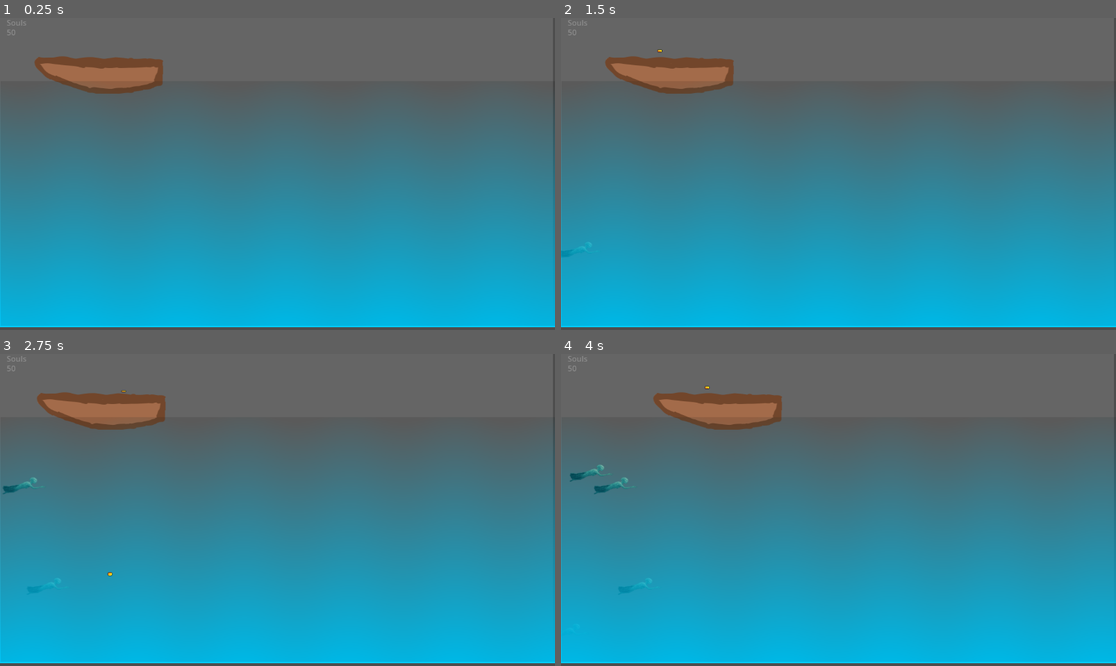
Above: before the commit, frames 1-4 (two rows, left to right).
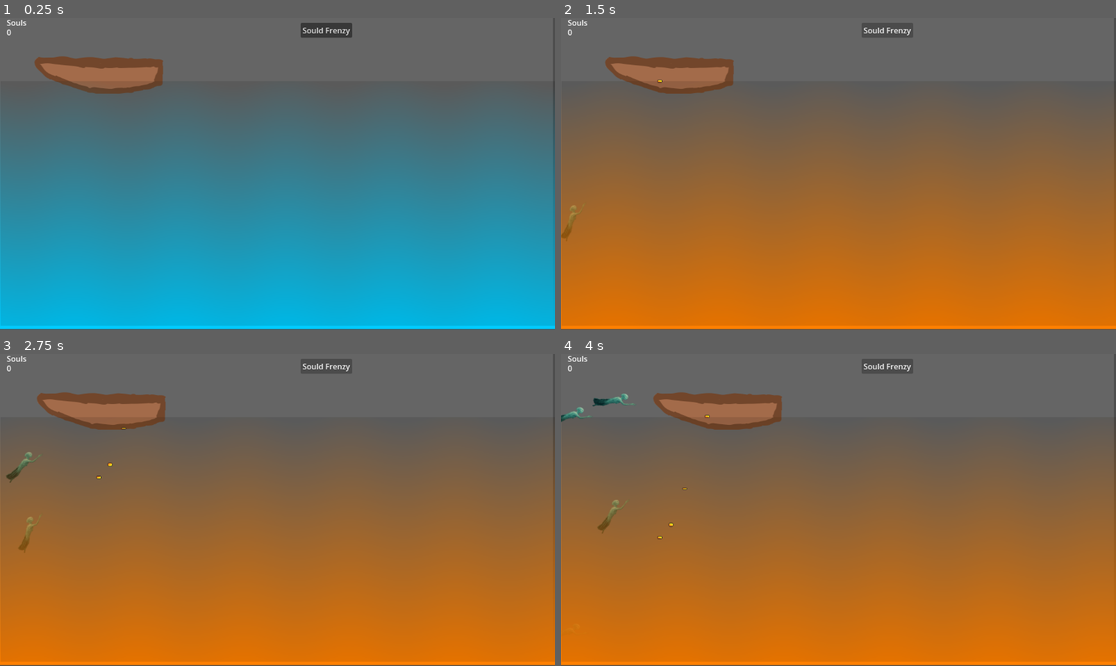
Above: after the commit, the same moments.

Repository: Latamata/PixelJam2025
Game: Godot game, scene res://scenes/game_scene.tscn
Two runs of this game, one before a commit and one after it. Both use one fixed random seed, a clock stepped at 60 frames per second and the inputs below.
Inputs (mouse positions are in pixels of both pictures, inside the frame that each line leads up to):
- Up to frame 1 (0.25 s): no input
- Up to frame 2 (1.5 s): click (888, 30) at 0.5 s, where only the run after the commit has a clickable "Sould Frenzy"; tap Enter (ui_accept) at 1.25 s; hold Right (ui_right) from 1.28 s (still down)
- Up to frame 3 (2.75 s): tap Enter (ui_accept) at 1.52, 2.27 s; release Right (ui_right) at 2.03 s; hold Left (ui_left) from 2.03 s (still down)
- Up to frame 4 (4 s): release Left (ui_left) at 2.78 s; hold Right (ui_right) from 2.78 s (still down); tap Enter (ui_accept) at 3.77 s

The runs differ from the first frame. In frame 1, 1.1% of the frame differs, in the area x 0-100%, y 0-100%; in frame 2, 71%; in frame 3, 71%; in frame 4, 72%.

Commit message:
Minor changes
added soul frenzy mode and few other changes

Diff:
--- a/scenes/Player.tscn
+++ b/scenes/Player.tscn
@@ -13,5 +13,6 @@
 texture = ExtResource("2_kpjcp")
 
 [node name="CollisionShape2D" type="CollisionShape2D" parent="."]
-position = Vector2(-1, 12.5)
+position = Vector2(-1, 12)
 shape = SubResource("RectangleShape2D_kpjcp")
+disabled = true
--- a/scenes/coin.tscn
+++ b/scenes/coin.tscn
@@ -1,6 +1,7 @@
-[gd_scene load_steps=16 format=3 uid="uid://dx801tavxy08n"]
+[gd_scene load_steps=17 format=3 uid="uid://dx801tavxy08n"]
 
 [ext_resource type="Texture2D" uid="uid://n54c6i6senkm" path="res://assets/coin.png" id="1_d5gmh"]
+[ext_resource type="Script" uid="uid://b3jd8y10vfiyl" path="res://scripts/coin.gd" id="1_i64fm"]
 
 [sub_resource type="AtlasTexture" id="AtlasTexture_0t63x"]
 atlas = ExtResource("1_d5gmh")
@@ -97,10 +98,10 @@
 [sub_resource type="CircleShape2D" id="CircleShape2D_d5gmh"]
 radius = 6.0
 
-[node name="coin" type="RigidBody2D"]
+[node name="coin" type="Area2D"]
 collision_layer = 2
 collision_mask = 2
-linear_velocity = Vector2(0, -300)
+script = ExtResource("1_i64fm")
 
 [node name="AnimatedSprite2D" type="AnimatedSprite2D" parent="."]
 rotation = 1.5708
@@ -110,3 +111,5 @@
 
 [node name="CollisionShape2D" type="CollisionShape2D" parent="."]
 shape = SubResource("CircleShape2D_d5gmh")
+
+[connection signal="body_entered" from="." to="." method="_on_body_entered"]
--- a/scenes/game_scene.tscn
+++ b/scenes/game_scene.tscn
@@ -7,6 +7,7 @@
 
 [sub_resource type="ShaderMaterial" id="ShaderMaterial_mixcd"]
 shader = ExtResource("3_y3j0m")
+shader_parameter/wave_color = Vector3(0, 0.8, 1)
 shader_parameter/wave_speed = 1.0
 shader_parameter/wave_amplitude = 2.0
 shader_parameter/wave_frequency = 33.0
@@ -14,24 +15,21 @@
 [node name="game_scene" type="Node2D"]
 script = ExtResource("1_ycayy")
 
-[node name="user_interface" parent="." instance=ExtResource("2_y3j0m")]
-
 [node name="background" type="ColorRect" parent="."]
 offset_right = 1150.0
-offset_bottom = 640.0
+offset_bottom = 646.0
 color = Color(0.423529, 0.423529, 0.423529, 0.784314)
 
 [node name="Player" parent="." instance=ExtResource("2_bw6k5")]
 position = Vector2(207, 110)
 
-[node name="sould_group_node" type="Node2D" parent="."]
+[node name="soul_group_node" type="Node2D" parent="."]
 
-[node name="ColorRect" type="ColorRect" parent="."]
+[node name="water" type="ColorRect" parent="."]
 material = SubResource("ShaderMaterial_mixcd")
 offset_top = 133.0
 offset_right = 1155.0
-offset_bottom = 644.0
-color = Color(0.520592, 0.633438, 0.994363, 0.917647)
+offset_bottom = 648.0
 
 [node name="Camera2D" type="Camera2D" parent="."]
 position = Vector2(578, 326)
@@ -39,11 +37,14 @@
 [node name="Timer" type="Timer" parent="."]
 autostart = true
 
-[node name="ColorRect2" type="ColorRect" parent="."]
+[node name="water_ovelay" type="ColorRect" parent="."]
 offset_left = 3.0
 offset_top = 133.0
 offset_right = 1155.0
 offset_bottom = 641.0
 color = Color(0, 0, 0, 0.105882)
 
+[node name="user_interface" parent="." instance=ExtResource("2_y3j0m")]
+
 [connection signal="timeout" from="Timer" to="." method="_on_timer_timeout"]
+[connection signal="change_color_water" from="user_interface" to="." method="_on_user_interface_change_color_water"]
--- a/scenes/soul.tscn
+++ b/scenes/soul.tscn
@@ -163,7 +163,7 @@
 &"rise_up": SubResource("Animation_nq8dp")
 }
 
-[node name="soul" type="Area2D"]
+[node name="soul" type="CharacterBody2D"]
 collision_layer = 2
 collision_mask = 2
 script = ExtResource("1_7iwn2")
@@ -188,5 +188,4 @@
 energy = 0.0
 texture = ExtResource("2_nq8dp")
 
-[connection signal="body_entered" from="." to="." method="_on_body_entered"]
 [connection signal="animation_finished" from="AnimationPlayer" to="." method="_on_animation_player_animation_finished"]
--- a/scenes/user_interface.tscn
+++ b/scenes/user_interface.tscn
@@ -4,15 +4,24 @@
 
 [node name="user_interface" type="Control"]
 layout_mode = 3
-anchors_preset = 15
-anchor_right = 1.0
-anchor_bottom = 1.0
-grow_horizontal = 2
-grow_vertical = 2
+anchors_preset = 0
 script = ExtResource("1_syvep")
 
+[node name="helpers" type="Control" parent="."]
+anchors_preset = 0
+offset_left = 626.0
+offset_top = 12.0
+offset_right = 726.0
+offset_bottom = 52.0
+
+[node name="Button" type="Button" parent="helpers"]
+layout_mode = 0
+offset_right = 19.0
+offset_bottom = 9.0
+focus_mode = 0
+text = "Sould Frenzy"
+
 [node name="Control" type="Control" parent="."]
-layout_direction = 2
 anchors_preset = 0
 offset_right = 89.0
 offset_bottom = 65.0
@@ -41,5 +50,6 @@
 offset_bottom = 13.0
 grow_horizontal = 2
 grow_vertical = 2
-text = "50
-"
+text = "0"
+
+[connection signal="button_down" from="helpers/Button" to="." method="_on_button_button_down"]
--- a/scripts/Globals.gd
+++ b/scripts/Globals.gd
@@ -5,6 +5,5 @@
 var soul_count = 0
 
 func add_souls(soul_amount):
-	print(soul_count)
 	soul_count += soul_amount
 	emit_signal('UI_signal')
--- a/scripts/coin.gd
+++ b/scripts/coin.gd
@@ -1 +1,8 @@
-extends RigidBody2D
+extends Area2D
+
+func _process(delta: float) -> void:
+	position.y += 100 * delta
+
+func _on_body_entered(body: Node2D) -> void:
+	body.rise_from_dead()
+	queue_free()
--- a/scripts/game_scene.gd
+++ b/scripts/game_scene.gd
@@ -5,7 +5,7 @@
 @onready var soul_scene = preload("res://scenes/soul.tscn")
 @onready var player: CharacterBody2D = $Player
 @onready var camera_2d: Camera2D = $Camera2D
-@onready var sould_group_node: Node2D = $sould_group_node
+@onready var soul_group_node: Node2D = $soul_group_node
 
 #-------FUNCTIONS----------
 func _ready() -> void:
@@ -34,13 +34,30 @@
 	var top_limit = cam_pos.y - screen_size.y / 2 + screen_size.y * 0.25
 	var bottom_limit = cam_pos.y + screen_size.y / 2
 	var spawn_y = randf_range(top_limit, bottom_limit)
-	#print(screen_size)
+	if evil_water_off:
+		soul.attacking = true
+	soul.boat = player
 	soul.end_of_the_road = screen_size.x
 	soul.global_position = Vector2(spawn_x, spawn_y)
-	sould_group_node.add_child(soul)
+	soul_group_node.add_child(soul)
 
 func _UI_signal():
 	$user_interface.update_UI()
 
 func _on_timer_timeout() -> void:
 	spawn_soul()
+
+var evil_water_off = false
+func _on_user_interface_change_color_water() -> void:
+
+	if !evil_water_off:
+		$water.material.set_shader_parameter("wave_color", Color(1.0, 0.5, 0.0))
+		evil_water_off = true
+		for entity in soul_group_node.get_children():  # Include all entities
+			entity.attacking = true
+	else:
+		$water.material.set_shader_parameter("wave_color", Color(0.0, 0.8, 1.0))
+		evil_water_off = false
+		for entity in soul_group_node.get_children():  # Include all entities
+			entity.attacking = false
+#shader_parameter/wave_color
--- a/scripts/player_script.gd
+++ b/scripts/player_script.gd
@@ -2,7 +2,7 @@
 
 @export var speed := 100.0  # You can adjust this to your needs
 
-func _physics_process(_delta):
+func _process(_delta):
 	var direction = 0.0
 
 	if Input.is_action_pressed("ui_left"):
--- a/scripts/soul.gd
+++ b/scripts/soul.gd
@@ -1,23 +1,32 @@
-extends Area2D
+extends CharacterBody2D
 
 @onready var animation_player: AnimationPlayer = $AnimationPlayer
-@export var speed := 50  # pixels per second
+@export var SPEED := 50  # pixels per second
 @onready var sprite_2d: Sprite2D = $Sprite2D
 @onready var point_light_2d: PointLight2D = $PointLight2D
+var boat
+var attacking = false
 var end_of_the_road
 
-func _ready():
-	if sprite_2d.material:
-		sprite_2d.material = sprite_2d.material.duplicate()
+func _process(delta):
 
-func _process(delta):
-	position.x += speed * delta
 	#print(position)
 	if position.x >= end_of_the_road:
 		queue_free()
+	if attacking:
+		var target = boat
+		var to_target = (target.global_position - global_position).normalized()
+		velocity = to_target * SPEED
+		rotation = to_target.angle()
+		sprite_2d.flip_v = to_target.x < 0
 
-func _on_body_entered(body: Node2D) -> void:
-	body.queue_free()
+		move_and_slide()
+	else:
+		sprite_2d.flip_v = false
+		rotation = 0.0
+		position.x += SPEED * delta
+
+func rise_from_dead() -> void:
 	animation_player.play('rise_up')
 	Globals.add_souls(1)
 
--- a/scripts/user_interface.gd
+++ b/scripts/user_interface.gd
@@ -1,6 +1,11 @@
 extends Control
 
+signal change_color_water
 @onready var soul_count: RichTextLabel = $Control/soul_count
 
 func update_UI():
 	soul_count.text = str(Globals.soul_count)
+
+
+func _on_button_button_down() -> void:
+	emit_signal('change_color_water')
--- a/water.gdshader
+++ b/water.gdshader
@@ -1,5 +1,6 @@
 shader_type canvas_item;
 
+uniform vec3 wave_color = vec3(0.0, 0.8, 1.0);
 uniform float wave_speed = 1.0; // Speed of the waves
 uniform float wave_amplitude = 10.0; // Height of the waves
 uniform float wave_frequency = 5.0; // Frequency of the waves
@@ -20,7 +21,8 @@
     vec4 tex_color = texture(TEXTURE, uv);
 
     // Apply a blue tint to the water
-    tex_color.rgb = vec3(0.0, 0.8, 1.0); // Light cyan
+
+    tex_color.rgb = wave_color; // Light cyan
 
 
     // Optionally apply an alpha gradient (more opacity at the top and less at the bottom)
